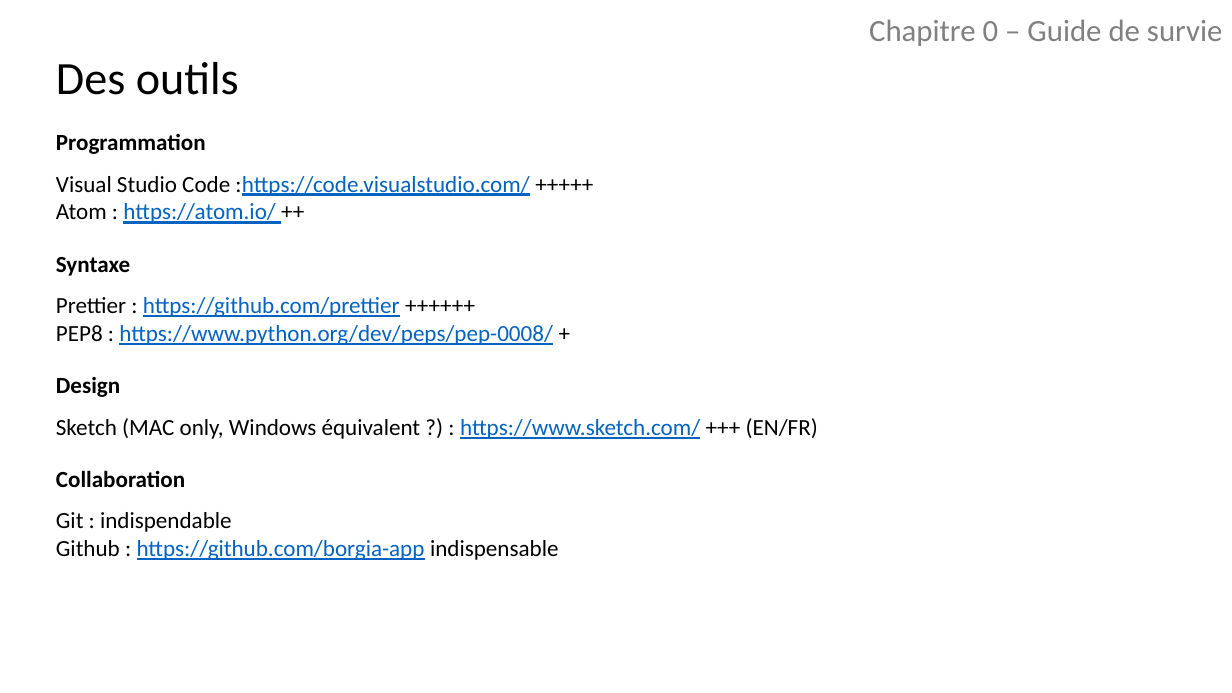
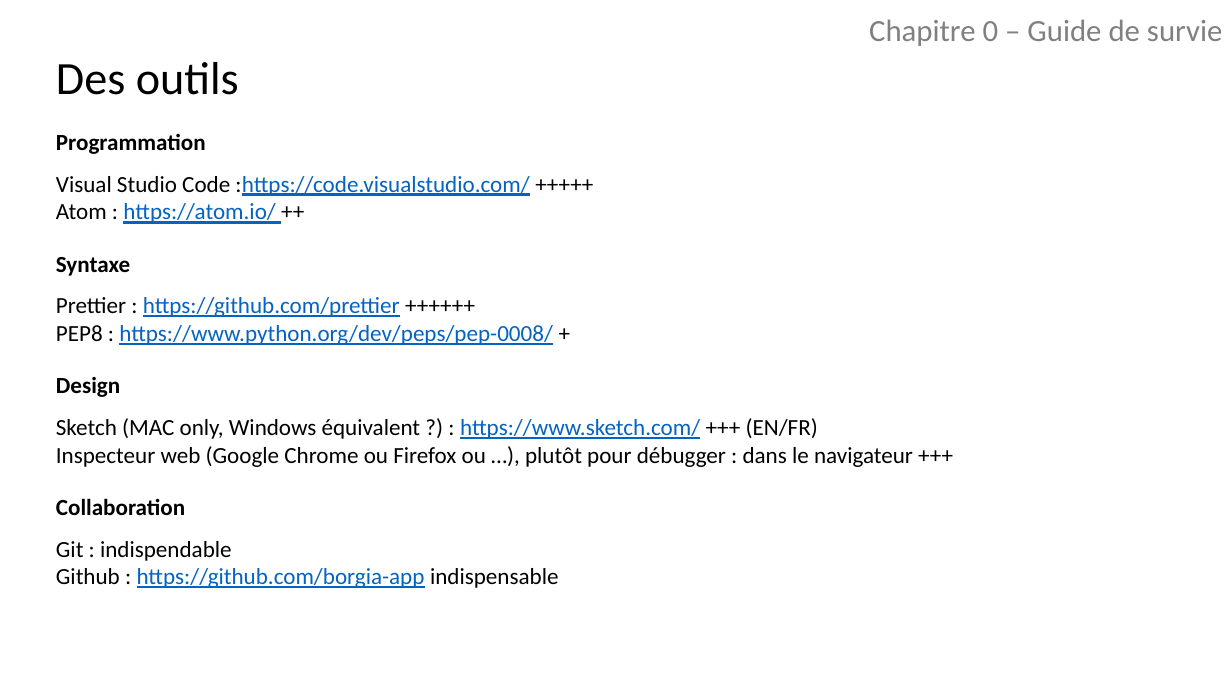
Before and after one commit to borgia-app/Borgia-docs, a slide deck: slide 5 of presentations/Chap 0 - Guide de survie.pptx. Drawn at 1232x693 pixels with LibreOffice and Linux fonts; fonts in the diff are those of the drawing. Boxes give left, top, right and bottom in pixels: in the first picture for what was removed or moved away, otherwise in the second. Text is boxed around its words. In the diff, an @@ line names an element or a change of style, - is before the commit and + after.

Commit message:
add web inspector

```diff
--- a/presentations/Chap 0 - Guide de survie.pptx
+++ b/presentations/Chap 0 - Guide de survie.pptx
@@ text at (56, 446, 913, 467): paragraph added @@
+Inspecteur web (Google Chrome ou Firefox ou …), plutôt pour débugger : dans le navigateur +++
@@ text "Collaboration": place and size @@
-text "Collaboration" at (56, 470, 559, 560)
+text "Collaboration" at (56, 498, 559, 588)
```
